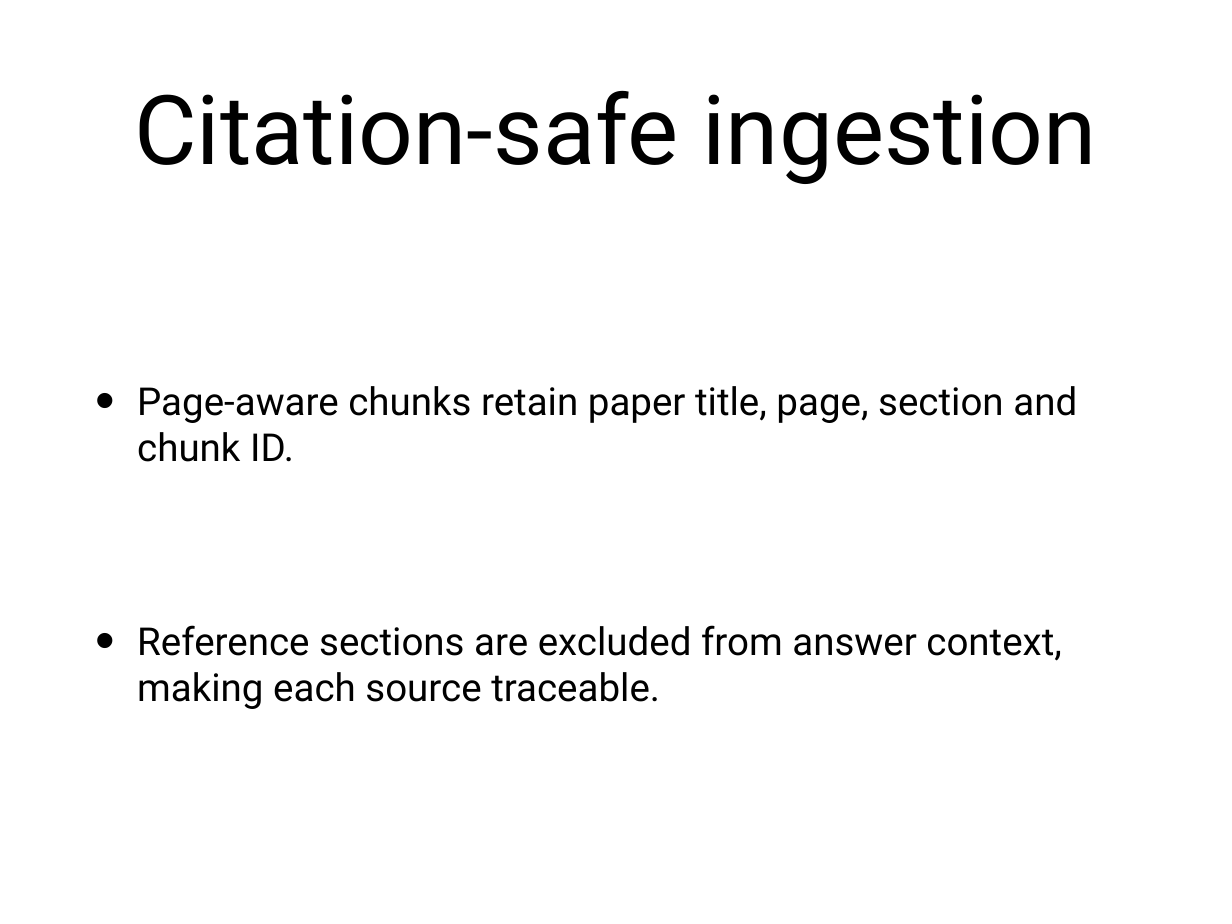
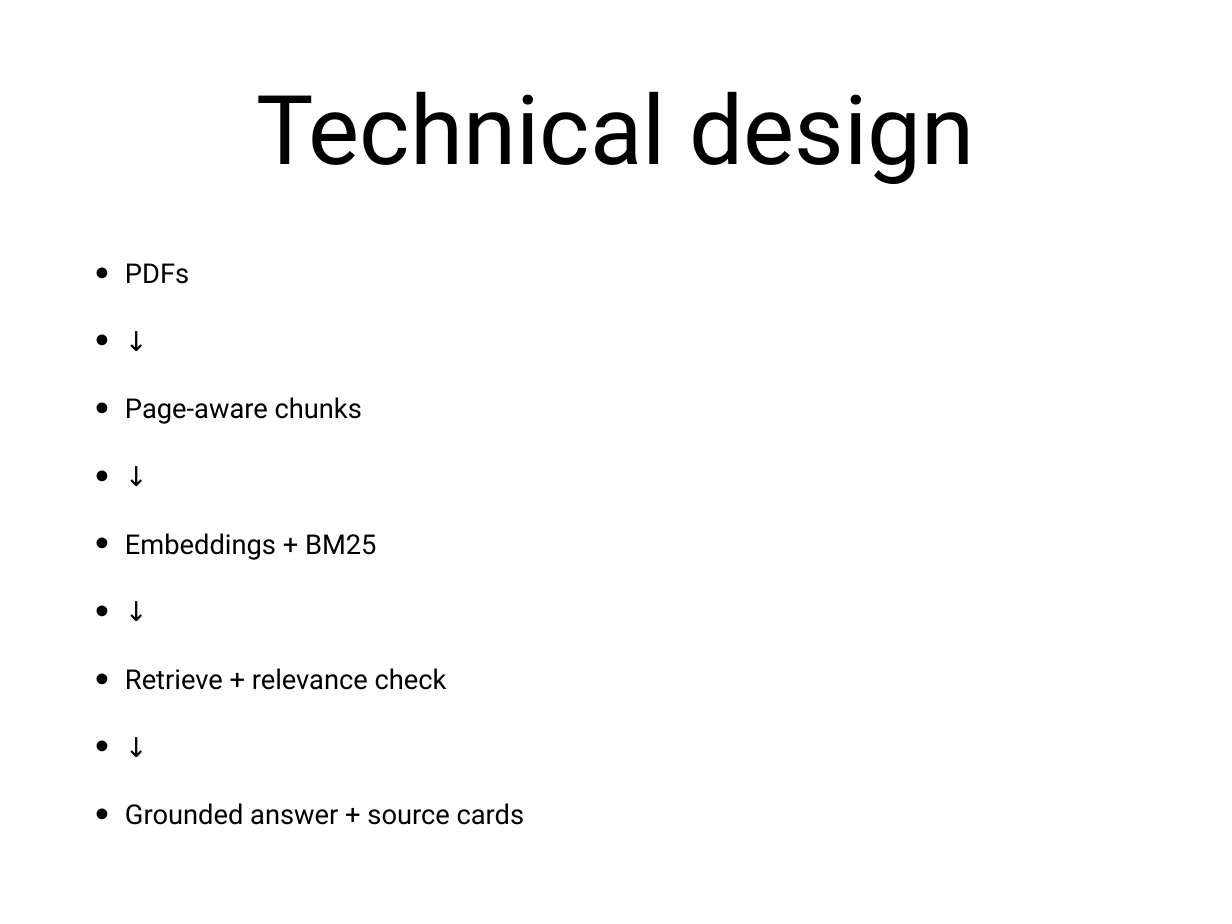
Before and after one commit to dineshshan10/Research_Paper_Capstone, a slide deck: slide 5 of docs/Research_Paper_Capstone_Presentation.pptx. Drawn at 1232x924 pixels with LibreOffice and Linux fonts; fonts in the diff are those of the drawing. Boxes give left, top, right and bottom in pixels: in the first picture for what was removed or moved away, otherwise in the second. Text is boxed around its words. In the diff, an @@ line names an element or a change of style, - is before the commit and + after.

```diff
--- a/docs/Research_Paper_Capstone_Presentation.pptx
+++ b/docs/Research_Paper_Capstone_Presentation.pptx
@@ title at box(256, 91, 975, 184): text changed @@
-Citation-safe ingestion
+Technical design
@@ text at box(125, 263, 525, 825): text changed; size 32 to 22.7 pt @@
-• Page-aware chunks retain paper title, page, section and chunk ID.
-• Reference sections are excluded from answer context, making each source traceable.
+• PDFs
+• ↓
+• Page-aware chunks
+• ↓
+• Embeddings + BM25
+• ↓
+• Retrieve + relevance check
+• ↓
+• Grounded answer + source cards
```
Also in this commit, not shown: 4 other slides changed, 5 slides added, 5 slides removed, 1 other file.
